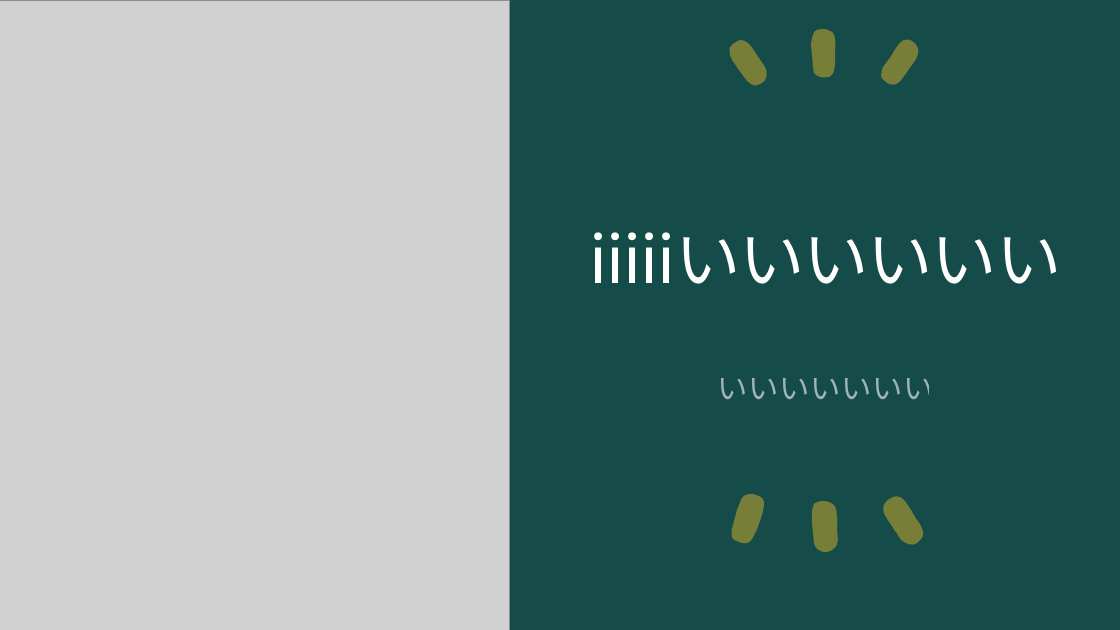
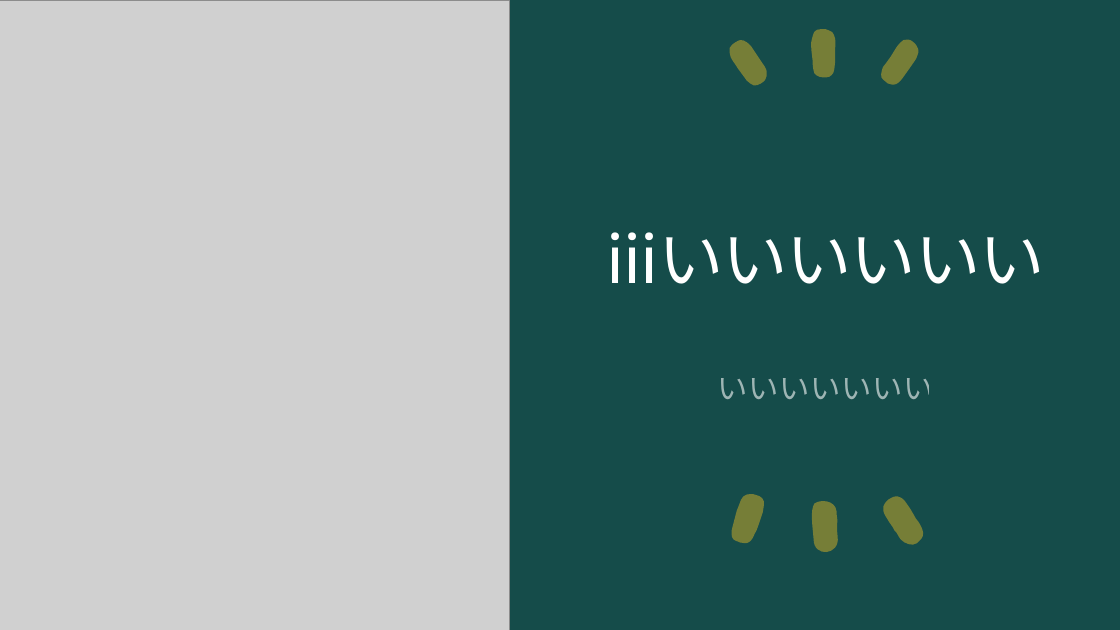
Before and after one commit to ogawa3427/utils, a slide deck: slide 1 of 2024answer/answer.pptx. Drawn at 1120x630 pixels with LibreOffice and Linux fonts; fonts in the diff are those of the drawing; grey boxes stand for pictures. Boxes give left, top, right and bottom in pixels: in the first picture for what was removed or moved away, otherwise in the second. Text is boxed around its words. In the diff, an @@ line names an element or a change of style, - is before the commit and + after.

Commit message:
ii

```diff
--- a/2024answer/answer.pptx
+++ b/2024answer/answer.pptx
@@ title at (607, 232, 1045, 284): text changed @@
-iiiiiいいいいいい
+iiiいいいいいい
```
